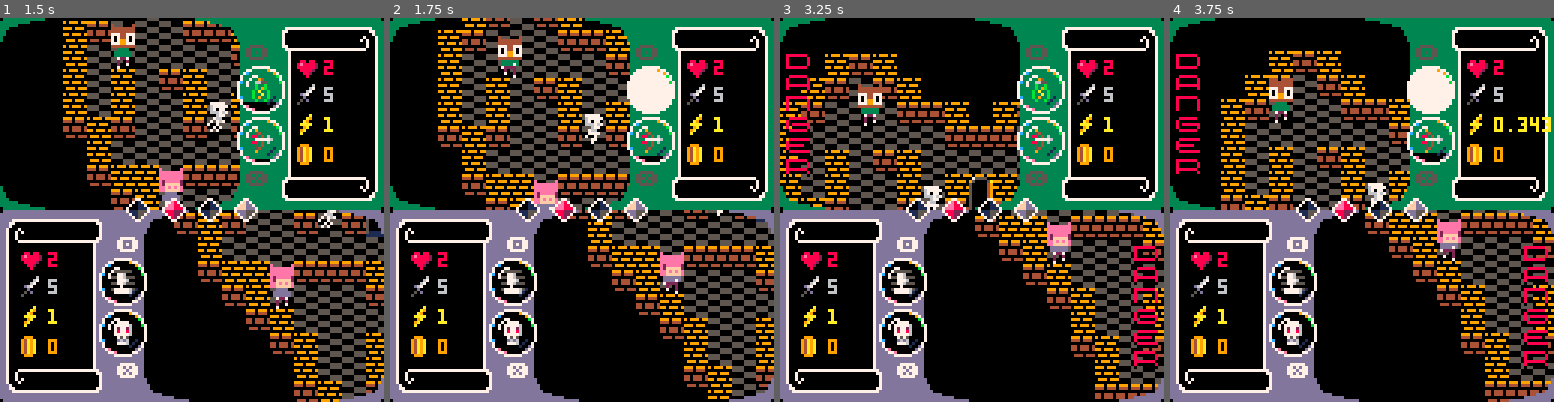
Above: before the commit, frames 1-4 (left to right).
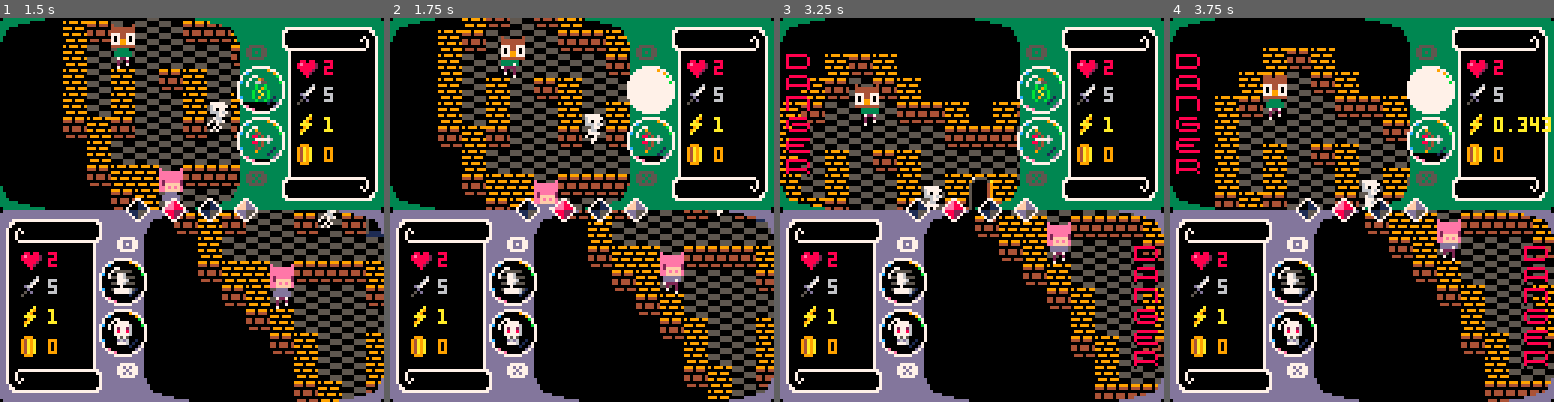
Above: after the commit, the same moments.

Repository: catnipped/hackman
Game: PICO-8 cartridge hackman.p8
The game is run twice, just before and just after one commit, with the same random seed, the same clock (stepped at 60 frames per second) and the same inputs.
Inputs:
- Up to frame 1 (1.5 s): tap X (X key) at 0.33, 1.07 s; tap O (Z key) at 0.7 s
- Up to frame 2 (1.75 s): hold Right from 1.6 s (still down); tap O (Z key) at 1.7 s
- Up to frame 3 (3.25 s): tap X (X key) at 1.85, 2.97 s; release Right at 2.1 s; tap O (Z key) at 2.1, 2.5, 2.9 s; hold Up 2.15-2.42 s; hold Right 2.47-3.03 s; hold Left from 3.08 s (still down)
- Up to frame 4 (3.75 s): tap O (Z key) at 3.3, 3.7 s; release Left at 3.58 s; hold Down from 3.63 s (still down)

Frame 1 is identical in both runs. In frame 2, 0.2% of the frame differs, in the area x 28-36%, y 4-11%; in frame 3, 0.2%; in frame 4, 11%, in the area x 11-63%, y 7-50%.

Commit message:
screen shake

Diff:
--- a/hackman.p8
+++ b/hackman.p8
@@ -77,6 +77,7 @@
 
 function _update()
   frames += 1
+  if frames > 32000 then frames = 0 end
   for p in all(player) do
     p.headbobble = sin((frames/p.tempo)*0.07)
     control(p)
@@ -206,14 +207,17 @@
   for p in all(player) do
     if p.nr == 1 then
       clip(0,0,80,64)
-
-      camera(p.cx-36,p.cy-28)
+      local shake = {0,0}
+      if p.tempo < 0.5 then shake = {rnd(3),rnd(2)} end
+      camera(p.cx-36+shake[1],p.cy-28+shake[2])
     elseif p.nr == 2 then
       clip(48,64,80,64)
 
       camera(p.cx-88,p.cy-96)
     end
-
+    -- pal(5,14)
+    -- pal(4,2)
+    -- pal(9,4)
     map()
     for d in all(door) do
       palt(0,false)
@@ -227,9 +231,9 @@
     draw_players()
   end
   draw_ui()
-  -- print(stat(1),10,10,7)
+  -- print(stat(0),10,10,7)
   -- print(player[1].dash[2],10,17,8)
-  -- debug = {}
+  debug = {}
   -- draw_logo()
 end
 
@@ -283,8 +287,9 @@
     pal()
     palt(0,false)
     palt(6,true)
-
-    spr(10+p.nr,p.x,p.y-6+p.headbobble)
+    local mirror = false
+    if p.dir[1] + p.dir[2] < 0 then mirror = true end
+    spr(10+p.nr,p.x+p.dir[1],p.y-6+p.headbobble,1,1,mirror)
     -- for l in all(debug) do
     --   pset(l.x,l.y,14)
     -- end
@@ -438,6 +443,9 @@
   spr(31,x+12,y)
   -- spr(46,x+24,y)
   spr(47,x+36,y)
+
+  -- line(4,7,7,5,7)
+  -- line(48+4,64+7,48+7,64+5,7)
 end
 
 __gfx__
